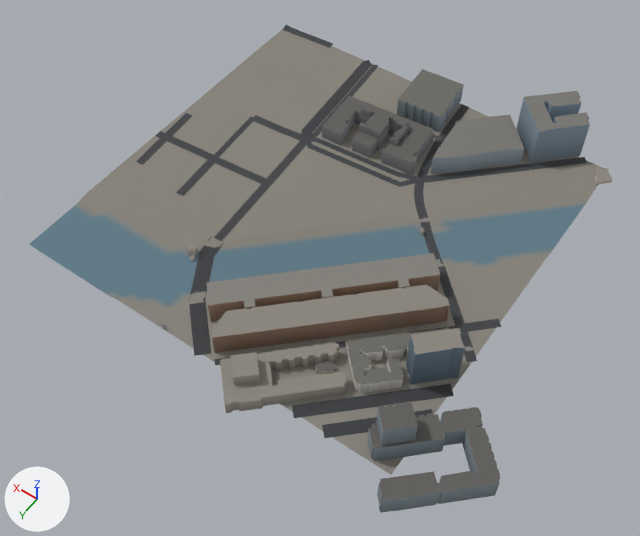
Renders of the glTF model public/tiles/sf/t0_4.glb from each side of a commit.
The view is the same before and after, from a 50 mm camera at (-159.0, -1661.0, 798.0) aimed at (207.0, -2173.0, -7.0). The lights are fixed; the arrows at lower left show +X, +Y and +Z. The first picture is the older version. Where no turn or scale is listed for an object, it has been applied to the vertices. Vertices at exactly the same position are counted once.

The first picture shows 'buildings', 'ground', 'roads'.
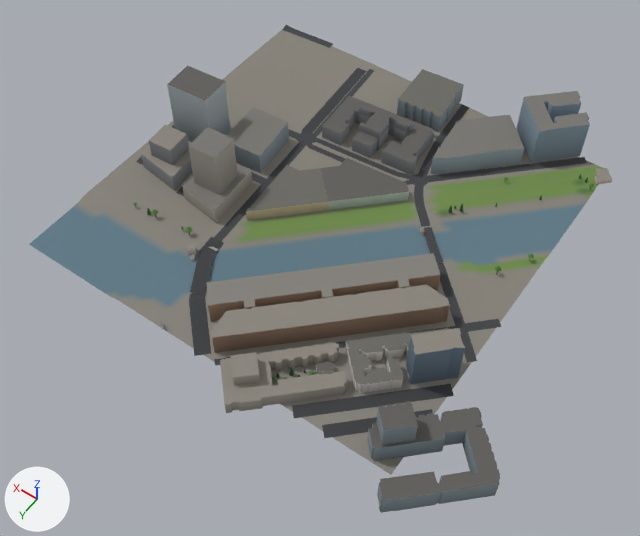
Changed parts and their boxes (x1, y1, x2, y2) in the pictures (640 x 536 px):
```json
{"object": "buildings", "change": "reshaped", "before": [160, 69, 612, 513], "after": [141, 65, 612, 513]}
{"part": 1, "of": "me_ground", "change": "recoloured", "before": [234, 164, 604, 276], "after": [234, 164, 604, 276], "on screen": "grey to green"}
{"part": 2, "of": "me_roads", "change": "built on", "before": [140, 60, 475, 354], "after": [140, 68, 474, 354]}
{"part": 3, "of": "me_buildings", "change": "added", "after": [246, 158, 409, 220]}
{"part": 4, "of": "me_buildings", "change": "built on", "before": [361, 104, 410, 145], "after": [141, 65, 413, 223]}
```

Scene script edits in JSON lines:
```json
{"block": "me_ground", "where": "me_ground.from_pydata(...)  # 2343 vertices, 4414 faces; spans x -250.0..250.0, y -250.0..250.0, z 0.0..5.0"}
{"block": "me_ground", "where": "# used by ob_ground; location = (250.0, -2250.0, 0.0)"}
{"block": "me_ground", "change": "me_ground part 1: 422 faces centred in x -247.0..67.0, y -247.0..107.0, z 0.0..5.0 are repainted in the vertex colours; the middle colour goes from grey #87837a to green #6e8a4b"}
{"block": "me_roads", "where": "# used by ob_roads; location = (250.0, -2250.0, 0.0)"}
{"op": "remove", "block": "me_roads", "code": "me_roads.from_pydata(...)  # 989 vertices, 936 faces; spans x -255.0..250.0, y -255.0..256.0, z 0.0..5.0"}
{"op": "add", "block": "me_roads", "code": "me_roads.from_pydata(...)  # 2999 vertices, 4328 faces; spans x -255.0..250.0, y -255.0..256.0, z 0.0..5.0"}
{"block": "me_roads", "change": "me_roads part 2: 47 vertices moved from x -242.0..232.0, y -246.0..207.0, z 0.0..4.0 to x -244.0..232.0, y -239.0..210.0, z 1.0..4.0; 563 vertices removed from x -252.0..245.0, y -254.0..255.0, z 0.0..5.0; 2514 vertices added at x -255.0..246.0, y -253.0..255.0, z 1.0..5.0"}
{"block": "me_roads", "change": "other edits to the shape of me_roads do not show in these pictures"}
{"block": "me_buildings", "where": "# used by ob_buildings; location = (250.0, -2250.0, 0.0)"}
{"op": "remove", "block": "me_buildings", "code": "me_buildings.from_pydata(...)  # 1310 vertices, 1974 faces; spans x -341.0..92.0, y -300.0..290.0, z 0.0..61.0"}
{"op": "add", "block": "me_buildings", "code": "me_buildings.from_pydata(...)  # 1379 vertices, 2068 faces; spans x -341.0..231.0, y -300.0..290.0, z 0.0..88.0"}
{"block": "me_buildings", "change": "me_buildings part 3: a new loose piece of 22 vertices spanning x -74.0..72.0, y -73.0..76.0, z 3.0..18.0, in mat_building"}
{"block": "me_buildings", "change": "me_buildings part 4: 15 vertices removed from x -21.0..47.0, y -152.0..-114.0, z 24.0..34.0; 62 vertices added at x -23.0..231.0, y -152.0..100.0, z 3.0..88.0"}
```
